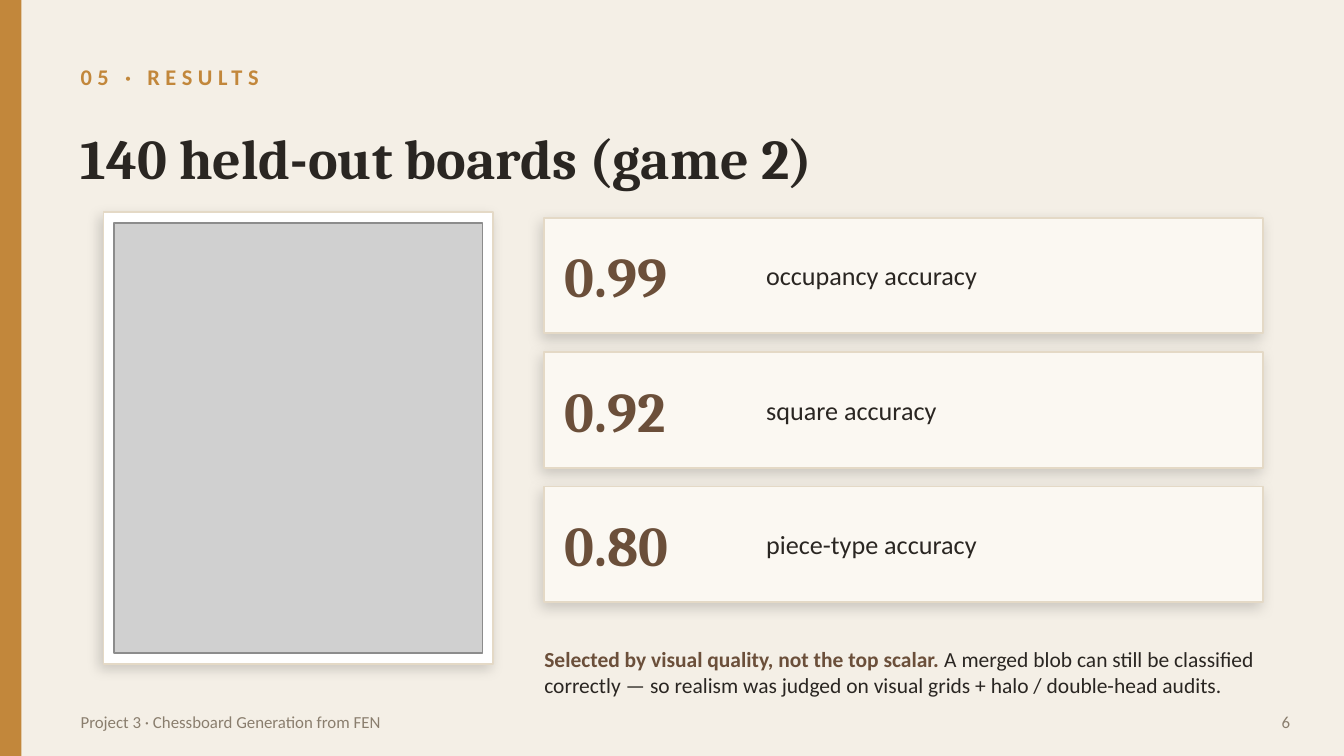
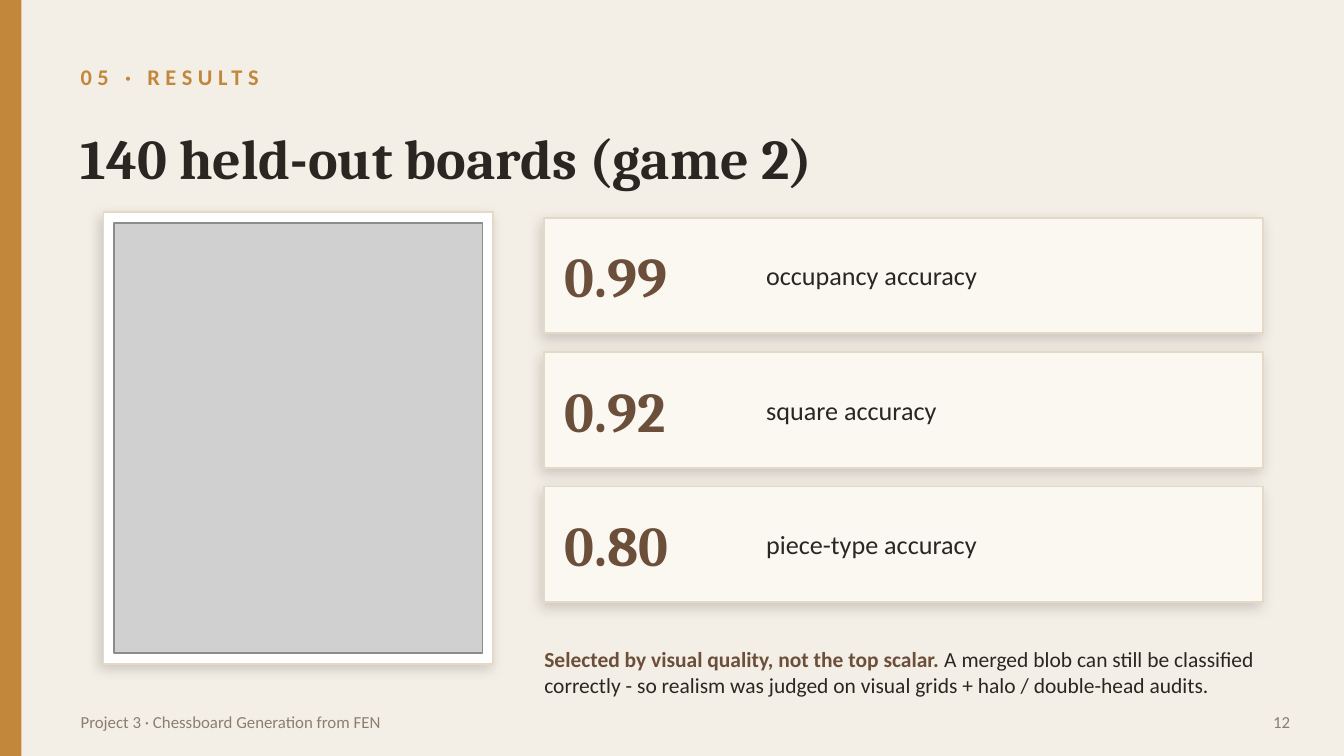
Before and after one commit to TalPodgor/DL_Project3, a slide deck: slide 12 of submission/project3_presentation.pptx (slide 6 before the commit). Drawn at 1344x756 pixels with LibreOffice and Linux fonts; fonts in the diff are those of the drawing; grey boxes stand for pictures. Boxes give left, top, right and bottom in pixels: in the first picture for what was removed or moved away, otherwise in the second. Text is boxed around its words. In the diff, an @@ line names an element or a change of style, - is before the commit and + after.

```diff
--- a/submission/project3_presentation.pptx
+++ b/submission/project3_presentation.pptx
@@ text at bbox=[544, 652, 1253, 697]: text changed @@
-Selected by visual quality, not the top scalar. A merged blob can still be classified correctly — so realism was judged on visual grids + halo / double-head audits.
+Selected by visual quality, not the top scalar. A merged blob can still be classified correctly - so realism was judged on visual grids + halo / double-head audits.
@@ text at bbox=[1273, 717, 1290, 728]: text changed @@
-6
+12
```
Also in this commit, not shown: 7 other slides changed, 7 slides added, 10 other files.
